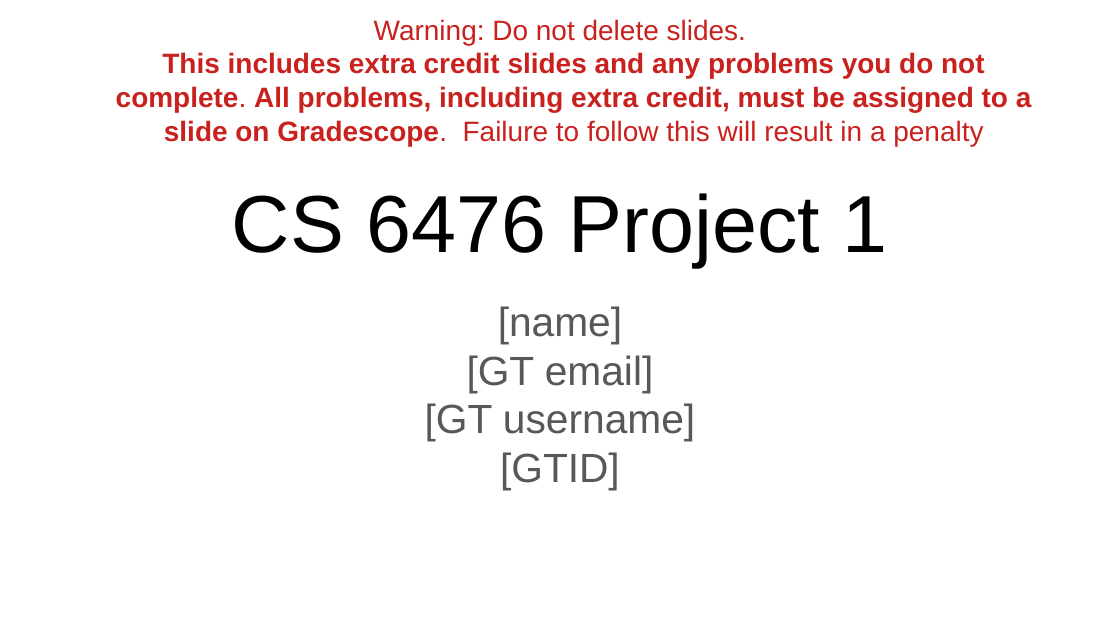
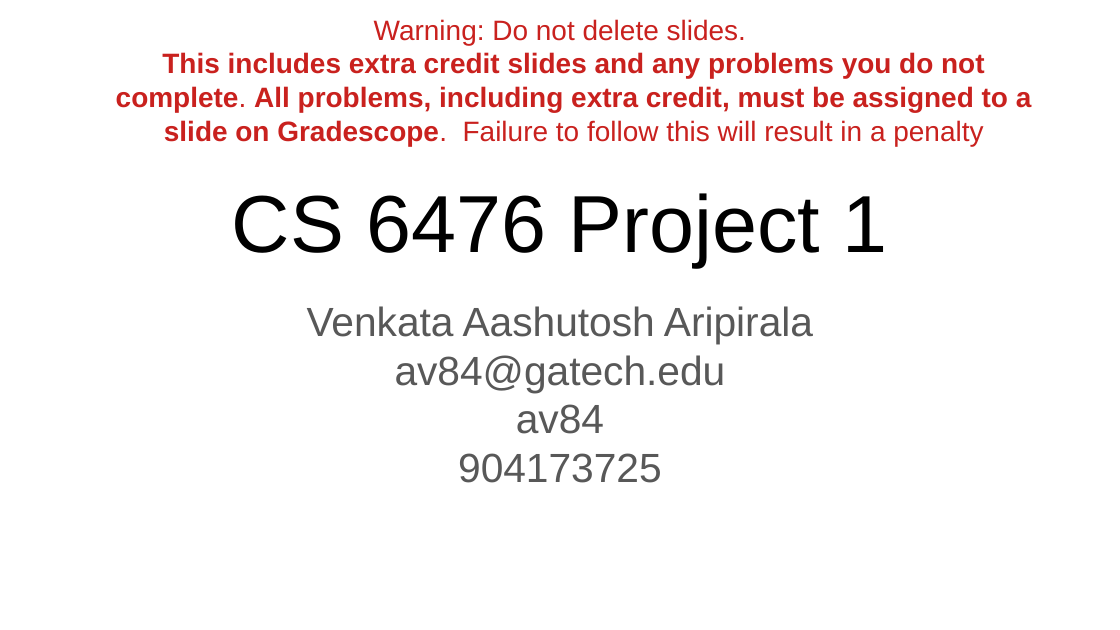
Before and after one commit to aashutoshav/Computer-Vision-Project-1, a slide deck: slide 1 of docs/report.pptx. Drawn at 1120x630 pixels with LibreOffice and Linux fonts; fonts in the diff are those of the drawing. Boxes give left, top, right and bottom in pixels: in the first picture for what was removed or moved away, otherwise in the second. Text is boxed around its words. In the diff, an @@ line names an element or a change of style, - is before the commit and + after.

Commit message:
working project repo

```diff
--- a/docs/report.pptx
+++ b/docs/report.pptx
@@ text at (x1=307, y1=306, x2=813, y2=483): text changed @@
-[name]
-[GT email]
-[GT username]
-[GTID]
+Venkata Aashutosh Aripirala
+av84@gatech.edu
+av84
+904173725
```
Also in this commit, not shown: 17 other slides changed, 2 slides added, 2 slides removed, 22 other files.
